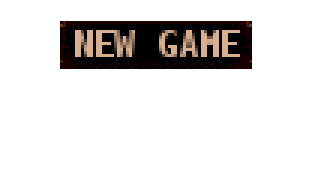
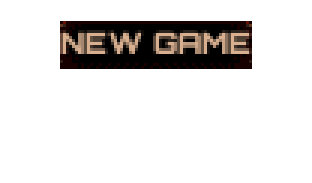
Two versions of the same layered image (312 x 183). Layer-by-layer changes:
added layer "NEW GAME #2" above "NEW GAME #1" over [60, 30, 252, 54]
hid "NEW GAME" over [75, 30, 240, 57]
